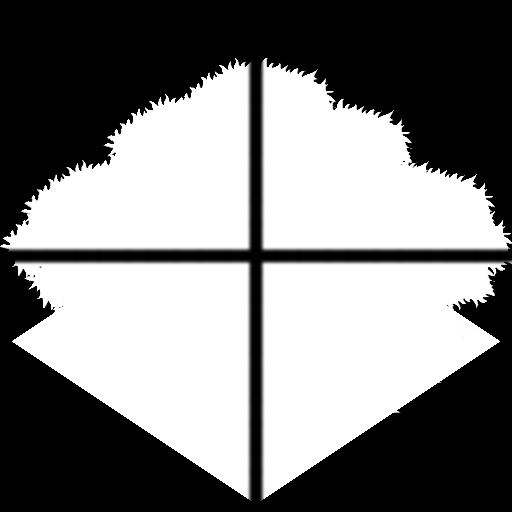
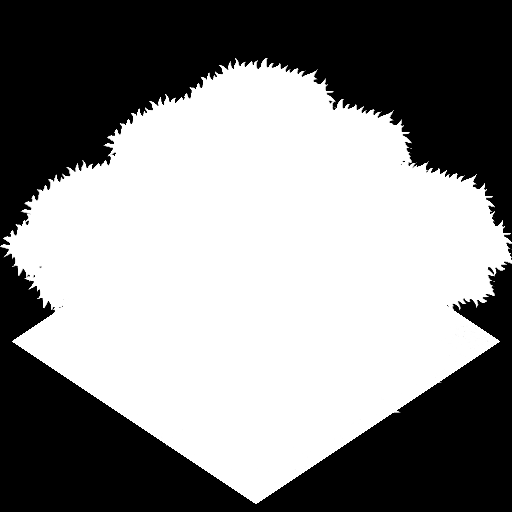
Layers edited between the first and the second 512px x 512px image:
hid "cross" over [1, 59, 512, 504]
